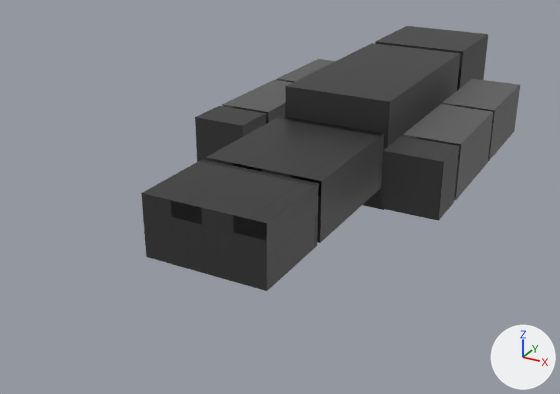
One commit to the COLLADA model dae/guy2/guy2.dae: the scene before it, then after it.
Before and after are seen from a camera (50 mm lens) standing at (2.73, -6.98, 2.39) and looking at (-0.34, -1.39, -0.4). The axes (+X, +Y, +Z) are drawn at lower right. The lights are the same throughout. Where no turn or scale is listed for an object, it has been applied to the vertices.

The first picture shows 'arm1', 'arm1-hand', 'arm1-tri', 'arm2', 'arm2-hand', 'arm2-tri', 'body', 'head', 'leg1', 'leg1-caff', 'leg2', 'leg2-caff'.
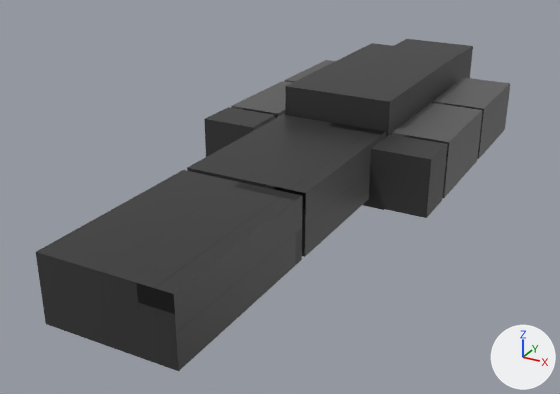
What differs and where, as boxes [x1, y1, x2, y2] in the pictures (560 x 394 px):
'leg1-caff', mesh rescaled, moved (70% wider, 57% taller)
    before: [201, 171, 319, 291]
    after: [101, 182, 302, 371]
'leg2-caff', mesh rescaled, moved (75% wider, 54% taller)
    before: [141, 159, 257, 273]
    after: [36, 170, 240, 346]
'leg1', mesh rescaled, moved (15% wider, 12% taller)
    before: [261, 124, 384, 243]
    after: [244, 123, 386, 257]
'arm1-hand', moved
    before: [380, 136, 459, 221]
    after: [368, 134, 447, 218]
'arm1-tri', moved
    before: [403, 104, 493, 200]
    after: [392, 103, 483, 198]
'leg2', mesh rescaled, moved (17% wider, 21% taller)
    before: [206, 116, 330, 172]
    after: [187, 115, 332, 183]
'arm1', moved
    before: [442, 79, 520, 161]
    after: [432, 77, 510, 159]
'head', mesh rescaled, moved
    before: [375, 26, 488, 90]
    after: [394, 39, 473, 81]
'arm2-hand', moved
    before: [195, 106, 266, 162]
    after: [204, 107, 275, 157]
'arm2-tri', moved
    before: [222, 80, 292, 124]
    after: [231, 81, 292, 119]
'arm2', moved
    before: [276, 59, 335, 83]
    after: [285, 60, 335, 83]

Patch to the scene script:
```diff
--- a/dae/guy2/guy2.dae.py
+++ b/dae/guy2/guy2.dae.py
@@ me_leg1_geo @@
 me_leg1_geo.from_pydata(...)  # 8 vertices, 12 faces; spans x -0.25..0.25, y -1.2..0.0, z -0.25..0.25
 # used by ob_leg1; location = (0.25, -1.1, 0.0)
+# me_leg1_geo part 1: the whole mesh is scaled about the mesh origin by (1, 1.25, 1)
 me_leg1_geo.materials.append(mat_leg1_material)
@@ me_leg1_caff @@
 me_leg1_caff.from_pydata(...)  # 8 vertices, 12 faces; spans x -0.25..0.25, y -0.75..0.0, z -0.25..0.25
 # used by ob_leg1_caff; location = (0.25, -2.35, 0.0)
+# me_leg1_caff part 2: the whole mesh is scaled about the mesh origin by (1, 2, 1)
 me_leg1_caff.materials.append(mat_leg1_caff_material)
@@ me_leg2_geo @@
 me_leg2_geo.from_pydata(...)  # 8 vertices, 12 faces; spans x -0.25..0.25, y -1.2..0.0, z -0.25..0.25
 # used by ob_leg2; location = (-0.25, -1.1, 0.0)
+# me_leg2_geo part 3: the whole mesh is scaled about the mesh origin by (1, 1.25, 1)
 me_leg2_geo.materials.append(mat_leg2_material)
@@ me_leg2_caff @@
 me_leg2_caff.from_pydata(...)  # 8 vertices, 12 faces; spans x -0.25..0.25, y -0.75..0.0, z -0.25..0.25
 # used by ob_leg2_caff; location = (-0.25, -2.35, 0.0)
+# me_leg2_caff part 4: the whole mesh is scaled about the mesh origin by (1, 2, 1)
 me_leg2_caff.materials.append(mat_lg2_caff_material)
@@ me_head_geo @@
 me_head_geo.from_pydata(...)  # 8 vertices, 12 faces; spans x -0.5..0.5, y -0.5..0.5, z -0.5..0.5
 # used by ob_head; location = (0.0, 1.6, 0.0)
+# me_head_geo part 5: the whole mesh is scaled about its middle by 0.8, then moved by (0.0, -0.1, 0.0)
 me_head_geo.materials.append(mat_material)
@@ ob_leg1 @@
 ob_leg1 = bpy.data.objects.new('leg1', me_leg1_geo)
-ob_leg1.location = (0.25, -1.1, 0.0)
+ob_leg1.location = (0.25, -1.05, 0.0)
@@ ob_leg1_caff @@
 ob_leg1_caff = bpy.data.objects.new('leg1-caff', me_leg1_caff)
-ob_leg1_caff.location = (0.25, -2.35, 0.0)
+ob_leg1_caff.location = (0.25, -2.6, 0.0)
@@ ob_leg2 @@
 ob_leg2 = bpy.data.objects.new('leg2', me_leg2_geo)
-ob_leg2.location = (-0.25, -1.1, 0.0)
+ob_leg2.location = (-0.25, -1.05, 0.0)
@@ ob_leg2_caff @@
 ob_leg2_caff = bpy.data.objects.new('leg2-caff', me_leg2_caff)
-ob_leg2_caff.location = (-0.25, -2.35, 0.0)
+ob_leg2_caff.location = (-0.25, -2.6, 0.0)
@@ ob_arm2 @@
 ob_arm2 = bpy.data.objects.new('arm2', me_arm2_geo)
-ob_arm2.location = (-0.9, 0.75, 0.0)
+ob_arm2.location = (-0.8, 0.75, 0.0)
@@ ob_arm2_tri @@
 ob_arm2_tri = bpy.data.objects.new('arm2-tri', me_arm2_tri_geo)
-ob_arm2_tri.location = (-0.9, -0.3, 0.0)
+ob_arm2_tri.location = (-0.8, -0.3, 0.0)
@@ ob_arm2_hand @@
 ob_arm2_hand = bpy.data.objects.new('arm2-hand', me_arm2_hand_geo)
-ob_arm2_hand.location = (-0.9, -1.3, 0.0)
+ob_arm2_hand.location = (-0.8, -1.3, 0.0)
@@ ob_head @@
 ob_head = bpy.data.objects.new('head', me_head_geo)
-ob_head.location = (0.0, 1.6, 0.0)
+ob_head.location = (0.0, 1.55, 0.0)
@@ ob_arm1 @@
 ob_arm1 = bpy.data.objects.new('arm1', me_arm1_geo)
-ob_arm1.location = (0.9, 0.75, 0.0)
+ob_arm1.location = (0.8, 0.75, 0.0)
@@ ob_arm1_tri @@
 ob_arm1_tri = bpy.data.objects.new('arm1-tri', me_arm1_tri_geo)
-ob_arm1_tri.location = (0.9, -0.3, 0.0)
+ob_arm1_tri.location = (0.8, -0.3, 0.0)
@@ ob_arm1_hand @@
 ob_arm1_hand = bpy.data.objects.new('arm1-hand', me_arm1_hand_geo)
-ob_arm1_hand.location = (0.9, -1.3, 0.0)
+ob_arm1_hand.location = (0.8, -1.3, 0.0)
```
